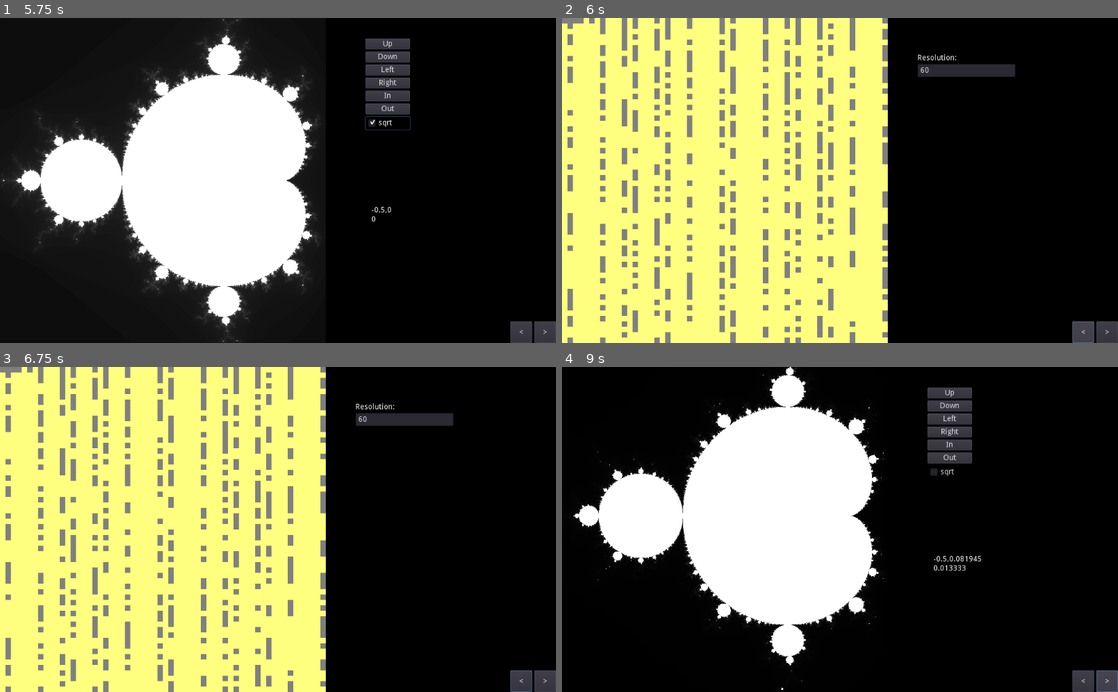
Above: before the commit, frames 1-4 (two rows, left to right).
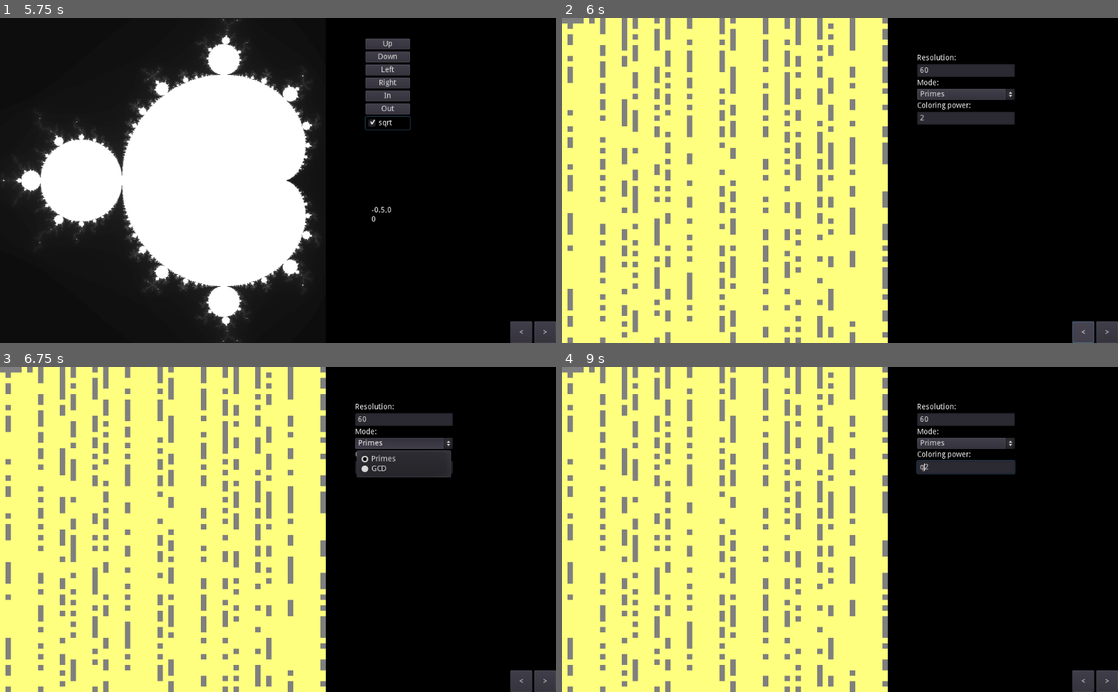
Above: after the commit, the same moments.

Repository: Castux/code-club
Game: Godot game, scene res://Root.tscn
The game is run twice, just before and just after one commit, with the same random seed, the same clock (stepped at 60 frames per second) and the same inputs.
Inputs (mouse positions are in pixels of both pictures, inside the frame that each line leads up to):
- Up to frame 1 (5.75 s): click "Up" at 0.5 s; click "Down" at 1.25 s; click "Left" at 2 s; click "Right" at 2.75 s; click "In" at 3.5 s; click "Out" at 4.25 s; click "sqrt" at 5 s
- Up to frame 2 (6 s): click "<" at 5.75 s
- Up to frame 3 (6.75 s): click (405, 441) at 6.5 s, where only the run after the commit has a clickable "Primes"
- Up to frame 4 (9 s): click ">" at 7.25 s; tap Enter at 8 s; hold Right 8.03-8.78 s; hold Q 8.03-8.78 s; tap Space at 8.75 s; hold Down from 8.78 s (still down); tap Q at 8.85 s

Frame 1 is identical in both runs. In frame 2, 1.5% of the frame differs, in the area x 63-82%, y 11-33%; in frame 3, 2.2%; in frame 4, 61%, in the area x 0-100%, y 0-100%.

Commit message:
GCD shader

Diff:
--- a/shadertoys/Primes/Primes.gd
+++ b/shadertoys/Primes/Primes.gd
@@ -1,9 +1,15 @@
 extends Control
 
-var res = 60
+func _ready():
+	$Controls/Mode.add_item("Primes")
+	$Controls/Mode.add_item("GCD")
 
 # Called every frame. 'delta' is the elapsed time since the previous frame.
 func _process(delta):
-	res = int($Controls/LineEdit.text)
+	var res = int($Controls/LineEdit.text)
+	var mode = $Controls/Mode.selected
+	var power = float($Controls/Power.text)
 
 	$Canvas.material.set_shader_param("res", res)
+	$Canvas.material.set_shader_param("mode", mode)
+	$Canvas.material.set_shader_param("power", power)
--- a/shadertoys/Primes/Primes.shader
+++ b/shadertoys/Primes/Primes.shader
@@ -16,19 +16,62 @@
 	return true;
 }
 
+int gcd(int a, int b)
+{
+	if(a <= 0)
+	{
+		return b;
+	}
+
+	if(b <= 0)
+	{
+		return a;
+	}
+
+	while(a != b)
+	{
+		if(a > b)
+		{
+			a = a - b;
+		}
+		else
+		{
+			b = b - a;
+		}
+	}
+
+	return a;
+}
+
 uniform int res = 60;
+uniform int mode = 0;
+uniform float power = 2;
 
 void fragment()
 {
 	ivec2 pos = ivec2(floor(UV.xy * float(res)));
 	int i = pos.x + res * pos.y;
 
-	if(is_prime(i))
+	if(mode == 0)
 	{
-		COLOR = vec4(0.5,0.5,0.5,1.0);
+		if(is_prime(i))
+		{
+			COLOR = vec4(0.5,0.5,0.5,1.0);
+		}
+		else
+		{
+			COLOR = vec4(1.0,1.0,0.5,1.0);
+		}
 	}
 	else
 	{
-		COLOR = vec4(1.0,1.0,0.5,1.0);
+		int d = gcd(pos.x + 1, pos.y + 1);
+		if(d == 1)
+		{
+			d = 0;
+		}
+
+		float shade = pow(float(d) / float(res), 1.0 / power);
+		COLOR = vec4(0.0,0.0,shade,1.0);
 	}
 }
--- a/shadertoys/Primes/Primes.tscn
+++ b/shadertoys/Primes/Primes.tscn
@@ -3,9 +3,11 @@
 [ext_resource path="res://Primes/Primes.gd" type="Script" id=1]
 [ext_resource path="res://Primes/Primes.shader" type="Shader" id=2]
 
-[sub_resource type="ShaderMaterial" id=2]
+[sub_resource type="ShaderMaterial" id=1]
 shader = ExtResource( 2 )
 shader_param/res = 60
+shader_param/mode = 0
+shader_param/power = 2.0
 
 [node name="Primes" type="Control"]
 anchor_right = 1.0
@@ -18,15 +20,15 @@
 color = Color( 0, 0, 0, 1 )
 
 [node name="Canvas" type="ColorRect" parent="."]
-material = SubResource( 2 )
+material = SubResource( 1 )
 anchor_bottom = 1.0
 margin_right = 600.0
 color = Color( 0.45098, 0.172549, 0.172549, 1 )
 
 [node name="Controls" type="VBoxContainer" parent="."]
-margin_left = 655.0
+margin_left = 654.0
 margin_top = 67.0
-margin_right = 835.0
+margin_right = 834.0
 margin_bottom = 389.0
 
 [node name="Label" type="Label" parent="Controls"]
@@ -39,3 +41,26 @@
 margin_right = 180.0
 margin_bottom = 42.0
 text = "60"
+
+[node name="Label2" type="Label" parent="Controls"]
+margin_top = 46.0
+margin_right = 180.0
+margin_bottom = 60.0
+text = "Mode:"
+
+[node name="Mode" type="OptionButton" parent="Controls"]
+margin_top = 64.0
+margin_right = 180.0
+margin_bottom = 84.0
+
+[node name="Label3 " type="Label" parent="Controls"]
+margin_top = 88.0
+margin_right = 180.0
+margin_bottom = 102.0
+text = "Coloring power:"
+
+[node name="Power" type="LineEdit" parent="Controls"]
+margin_top = 106.0
+margin_right = 180.0
+margin_bottom = 130.0
+text = "2"
